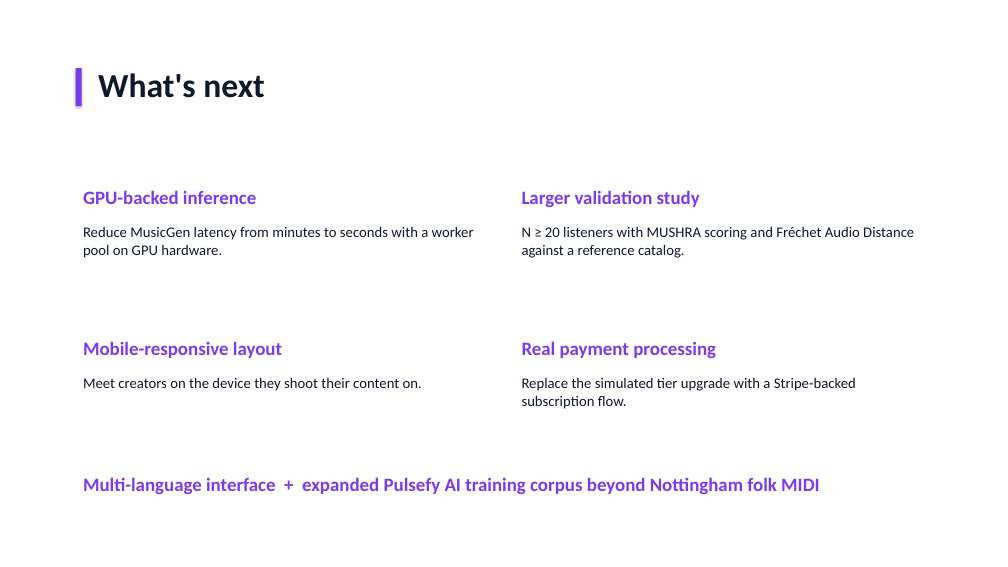
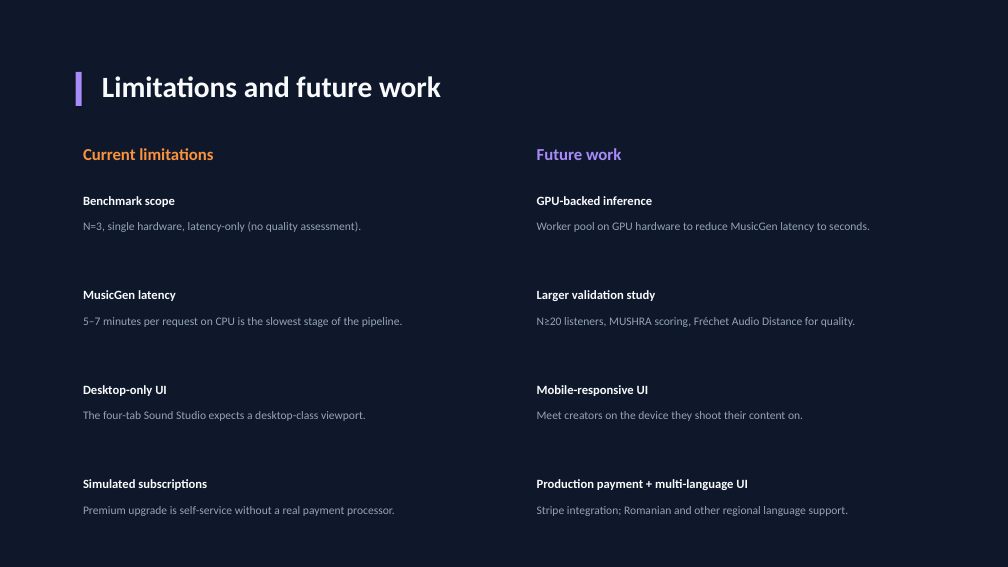
Before and after one commit to kevinvlad03/Pulsefy-Diploma-Project, a slide deck: slide 11 of docs/Pulsefy_Defense_Presentation.pptx. Drawn at 1008x567 pixels with LibreOffice and Linux fonts; fonts in the diff are those of the drawing. Boxes give left, top, right and bottom in pixels: in the first picture for what was removed or moved away, otherwise in the second. Text is boxed around its words. In the diff, an @@ line names an element or a change of style, - is before the commit and + after.

```diff
--- a/docs/Pulsefy_Defense_Presentation.pptx
+++ b/docs/Pulsefy_Defense_Presentation.pptx
@@ background #FFFFFF to #0F172A @@
@@ rectangle: place and size @@
-rectangle at (76,68,82,106)
+rectangle at (76,72,82,106)
@@ rectangle at (76,72,82,106): fill #7C3AED to #A78BFA @@
@@ text at (102,76,441,98): text changed; size 32 to 28 pt; text colour #0F172A to #F8FAFC @@
-What's next
+Limitations and future work
@@ text added at (83,148,213,160), 16 pt, text #FB923C, bold @@
+Current limitations
@@ text added at (537,148,621,160), 16 pt, text #A78BFA, bold @@
+Future work
@@ text at (83,196,175,207): text changed; size 14 to 12 pt; text colour #0F172A to #F8FAFC; bold on @@
-Reduce MusicGen latency from minutes to seconds with a worker pool on GPU hardware.
+Benchmark scope
@@ text "GPU-backed inference" at (537,196,652,205): size 18 to 12 pt, text colour #7C3AED to #F8FAFC @@
@@ text "GPU-backed inference": place and size @@
-text "GPU-backed inference" at (83,190,256,204)
+text "GPU-backed inference" at (537,196,652,205)
@@ text added at (83,222,362,232), 11 pt, text #94A3B8 @@
+N=3, single hardware, latency-only (no quality assessment).
@@ text added at (537,222,870,232), 11 pt, text #94A3B8 @@
+Worker pool on GPU hardware to reduce MusicGen latency to seconds.
@@ text added at (83,290,176,301), 12 pt, text #F8FAFC, bold @@
+MusicGen latency
@@ text "Larger validation study": place and size @@
-text "Larger validation study" at (522,190,700,207)
+text "Larger validation study" at (537,290,656,301)
@@ text "Larger validation study" at (537,290,656,301): size 18 to 12 pt, text colour #7C3AED to #F8FAFC @@
@@ text at (83,317,403,327): text changed; size 18 to 11 pt; text colour #7C3AED to #94A3B8; bold off @@
-Mobile-responsive layout
+5–7 minutes per request on CPU is the slowest stage of the pipeline.
@@ text at (537,317,855,327): text changed; size 14 to 11 pt; text colour #0F172A to #94A3B8 @@
-N ≥ 20 listeners with MUSHRA scoring and Fréchet Audio Distance against a reference catalog.
+N≥20 listeners, MUSHRA scoring, Fréchet Audio Distance for quality.
@@ text removed at (522,341,716,358) @@
-Real payment processing
@@ text added at (83,385,167,396), 12 pt, text #F8FAFC, bold @@
+Desktop-only UI
@@ text added at (537,385,649,396), 12 pt, text #F8FAFC, bold @@
+Mobile-responsive UI
@@ text added at (83,411,366,421), 11 pt, text #94A3B8 @@
+The four-tab Sound Studio expects a desktop-class viewport.
@@ text "Meet creators on the device ...": place and size @@
-text "Meet creators on the device ..." at (83,377,422,391)
+text "Meet creators on the device ..." at (537,411,803,421)
@@ text "Meet creators on the device ..." at (537,411,803,421): size 14 to 11 pt, text colour #0F172A to #94A3B8 @@
@@ text at (83,479,207,490): text changed; size 14 to 12 pt; text colour #0F172A to #F8FAFC; bold on @@
-Replace the simulated tier upgrade with a Stripe-backed subscription flow.
+Simulated subscriptions
@@ text removed at (83,477,820,494) @@
-Multi-language interface + expanded Pulsefy AI training corpus beyond Nottingham folk MIDI
@@ text added at (537,479,748,490), 12 pt, text #F8FAFC, bold @@
+Production payment + multi-language UI
@@ text added at (83,506,395,516), 11 pt, text #94A3B8 @@
+Premium upgrade is self-service without a real payment processor.
@@ text added at (537,506,849,516), 11 pt, text #94A3B8 @@
+Stripe integration; Romanian and other regional language support.
```
Also in this commit, not shown: 7 other slides changed, 4 slides added, 4 slides removed, 1 other file.
